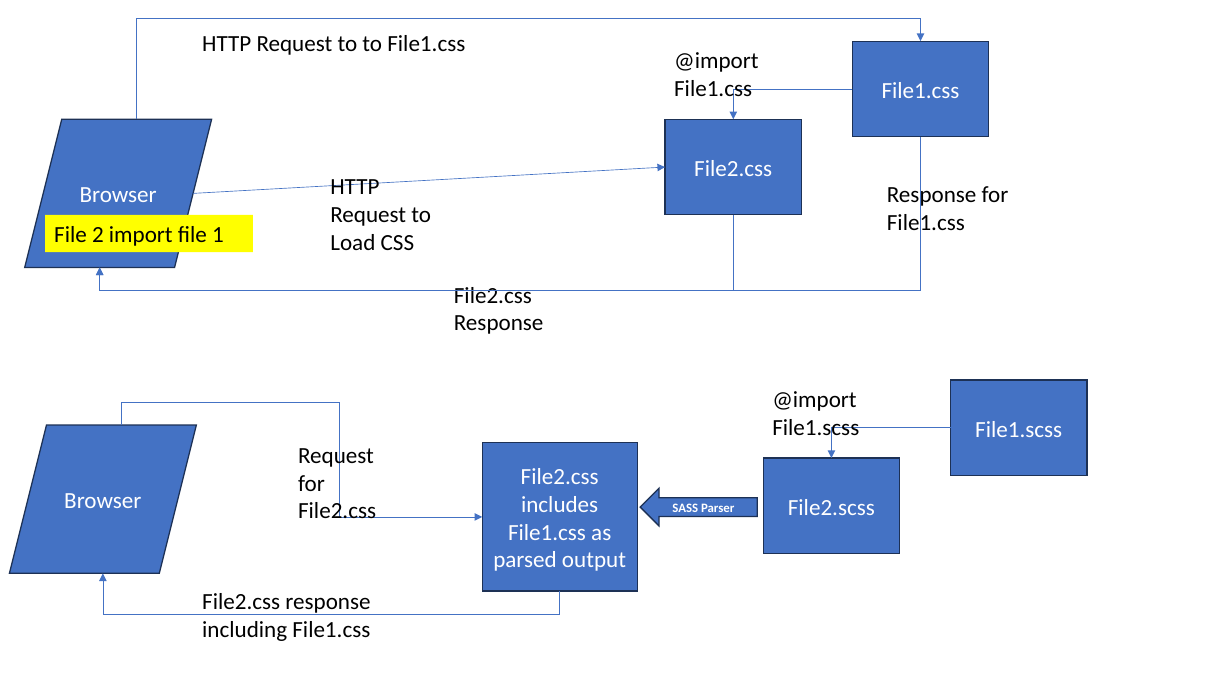
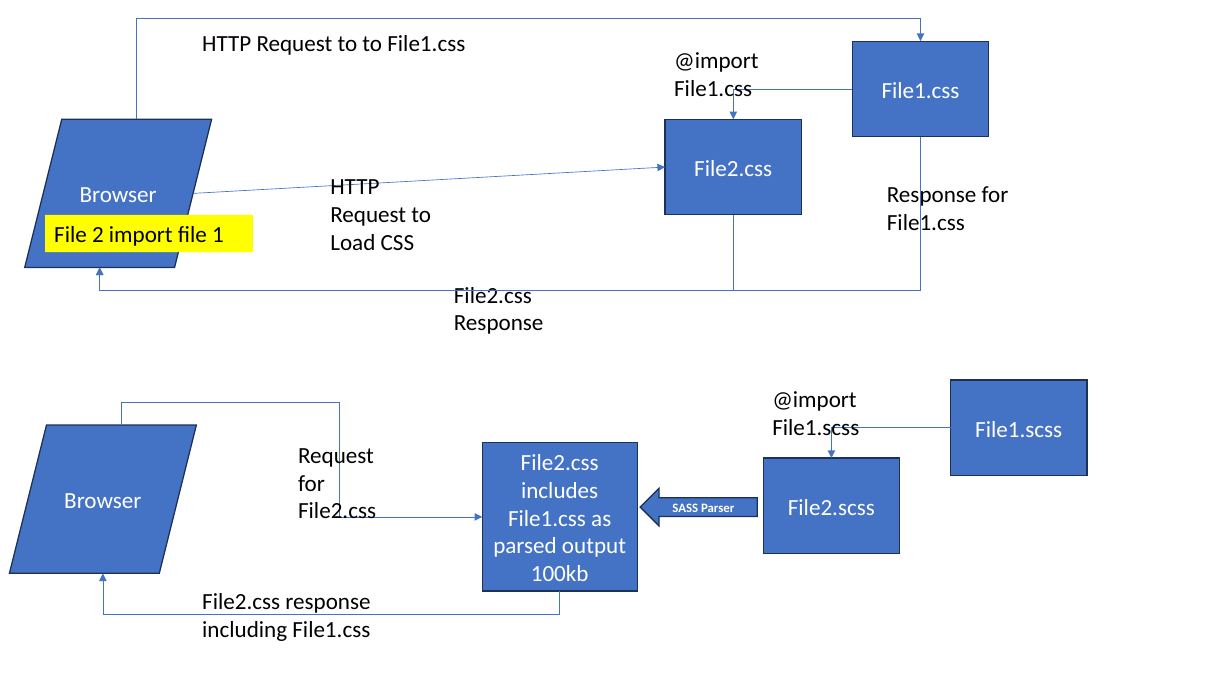
Before and after one commit to maheshsabnis/ugam, a slide deck: slide 8 of Training_Presentetions.pptx. Drawn at 1232x693 pixels with LibreOffice and Linux fonts; fonts in the diff are those of the drawing. Boxes give left, top, right and bottom in pixels: in the first picture for what was removed or moved away, otherwise in the second. Text is boxed around its words. In the diff, an @@ line names an element or a change of style, - is before the commit and + after.

```diff
--- a/Training_Presentetions.pptx
+++ b/Training_Presentetions.pptx
@@ text in rectangle at <box>531,565,589,581</box>: paragraph added @@
+100kb
```
Also in this commit, not shown: 5 slides added, 11 other files.
